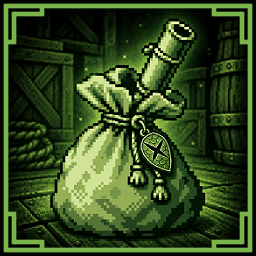
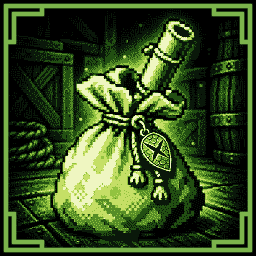
Comparing the layer stacks of the two 256px x 256px images. Changes:
added layer "fox for cat" (1st of 2) above "fox for cat" over [8, 8, 248, 248]
